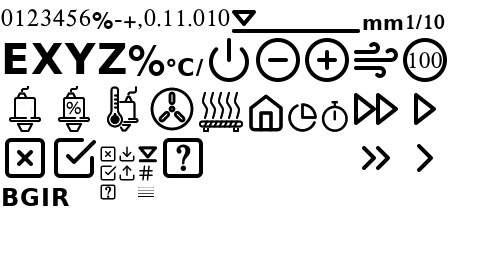
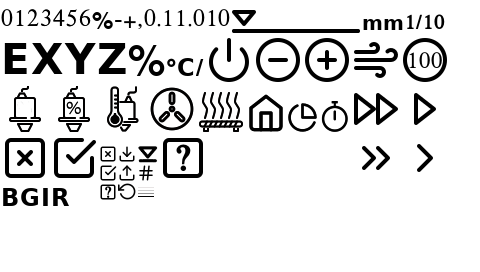
Revision of a layered 480 × 272 image; what changed, layer by layer:
painted on "align-justify.svg" over [138, 186, 154, 196]
added group "088-icon-printer-icon-small-reload" with 2 layers above "Layer" over [118, 183, 136, 200]
added layer "rotate-ccw.svg #1" in group "088-icon-printer-icon-small-reload" over [118, 183, 136, 200]
added layer "upload.svg copy #1" in group "088-icon-printer-icon-small-reload" over [118, 183, 136, 200]
